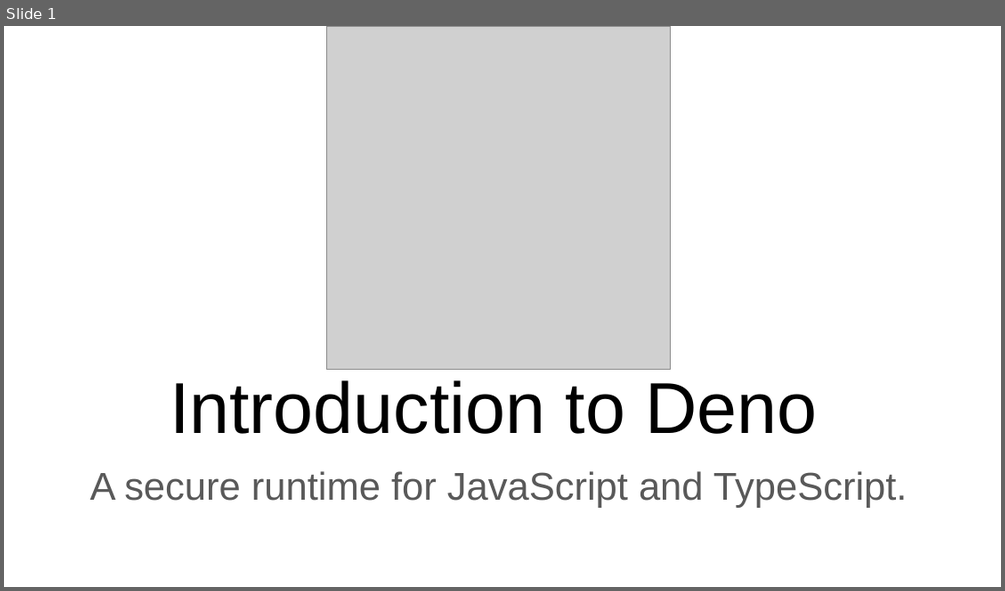
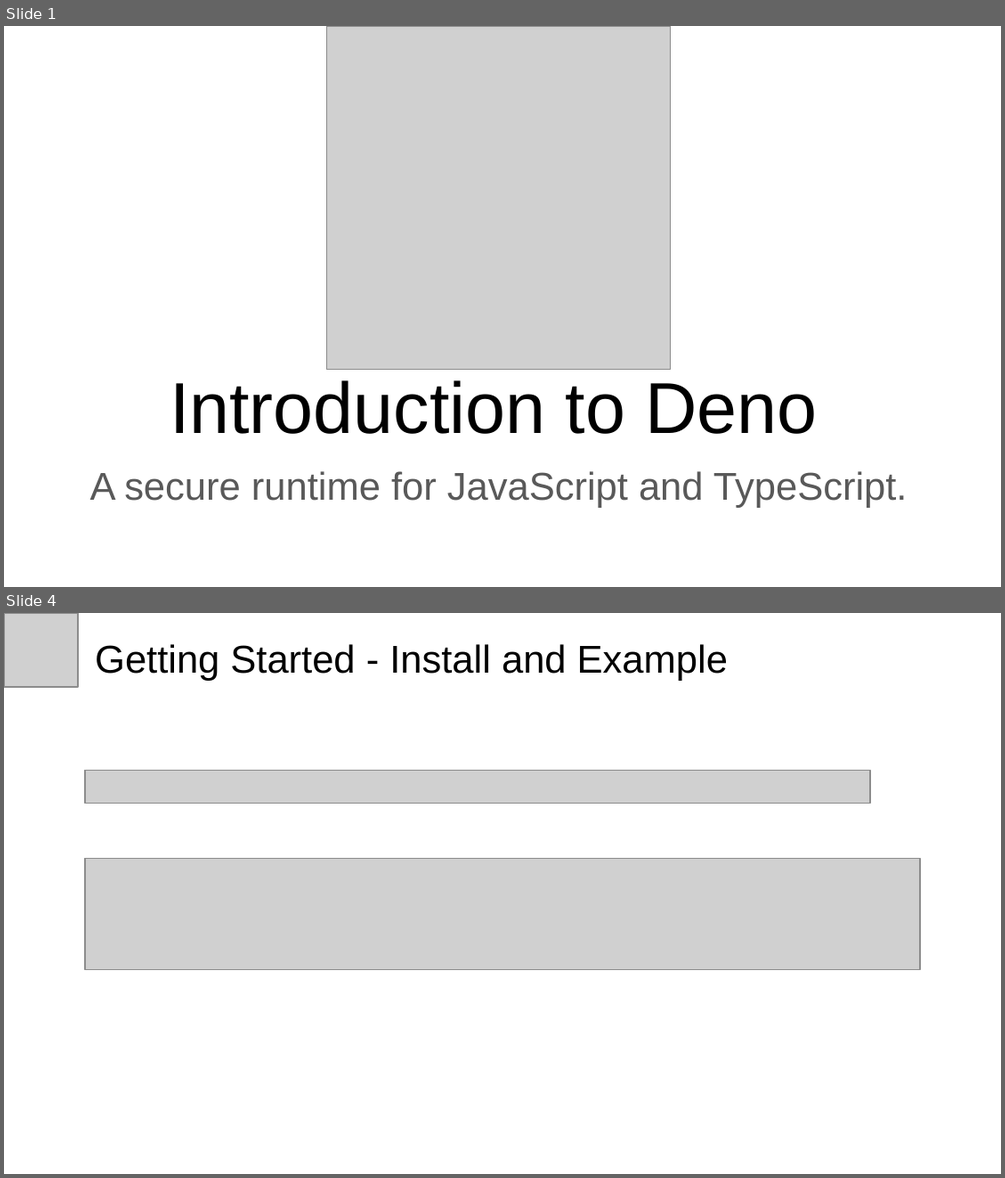
Before and after one commit to michaelachrisco/deno-developer-talk, a slide deck: Introduction to Deno.pptx. Shown one above the other, each under a label of ours: slide 1 before the commit, slides 1 and 4 after it; the slides between them are not shown. The pictures are 1005x591 and 1005x1178 pixels, drawn with LibreOffice and Linux fonts; fonts in the diff are those of the drawing; grey boxes stand for pictures. Boxes give left, top, right and bottom in pixels: in the first picture for what was removed or moved away, otherwise in the second. Text is boxed around its words. In the diff, an @@ line names an element or a change of style, - is before the commit and + after.

Commit message:
feature(install-example): Add install and examples

```diff
--- a/Introduction to Deno.pptx
+++ b/Introduction to Deno.pptx
@@ slide 4 added at [4,613,1001,1174], background #FFFFFF @@
@@ picture added at [4,613,78,687] @@
@@ title added at [95,644,728,681], 28 pt, text #000000 @@
+Getting Started - Install and Example
@@ picture added at [85,770,870,803] @@
@@ picture added at [85,859,920,969] @@
```
Also in this commit, not shown: 1 slide changed, 3 other slides added, 1 slide removed, 2 other files.
